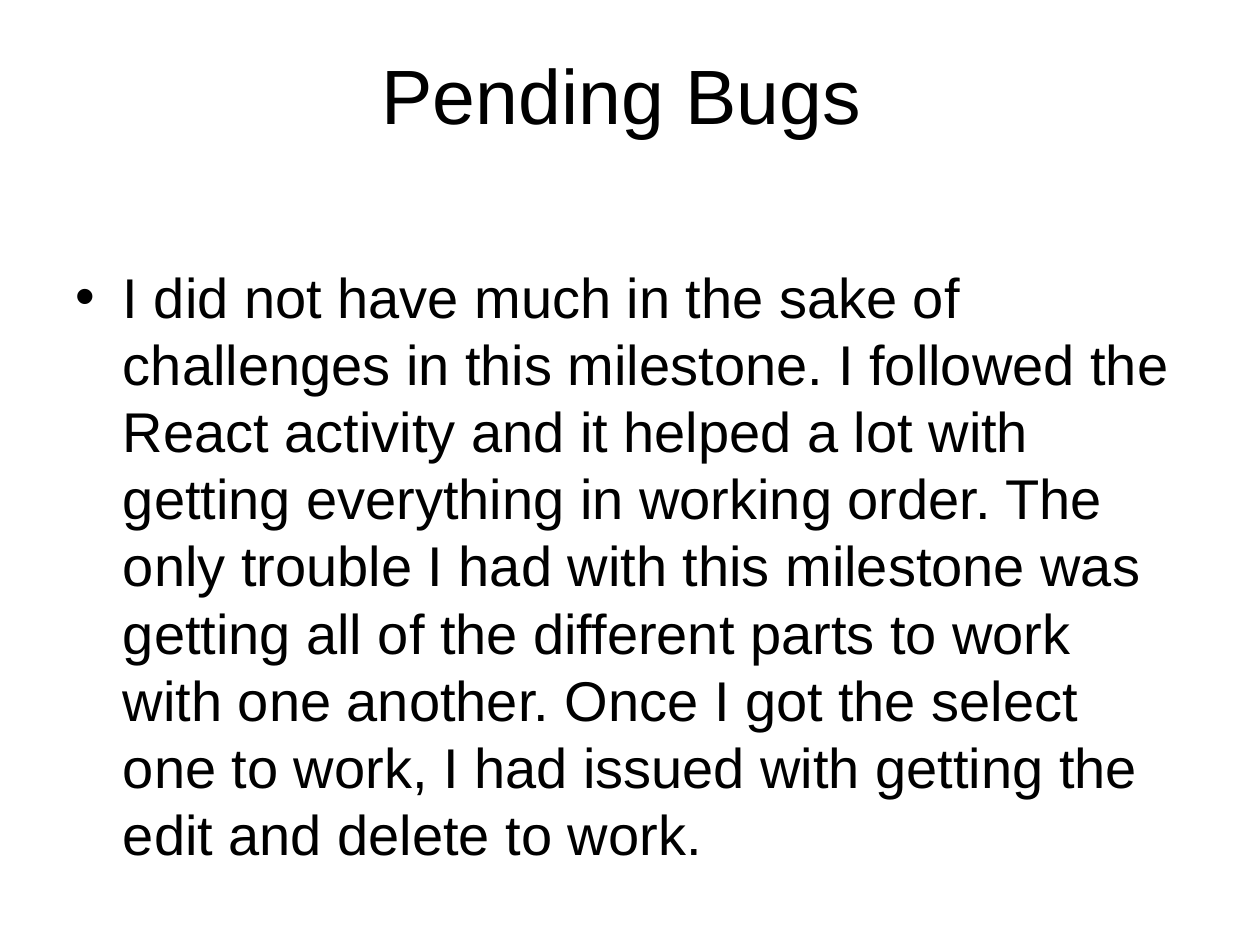
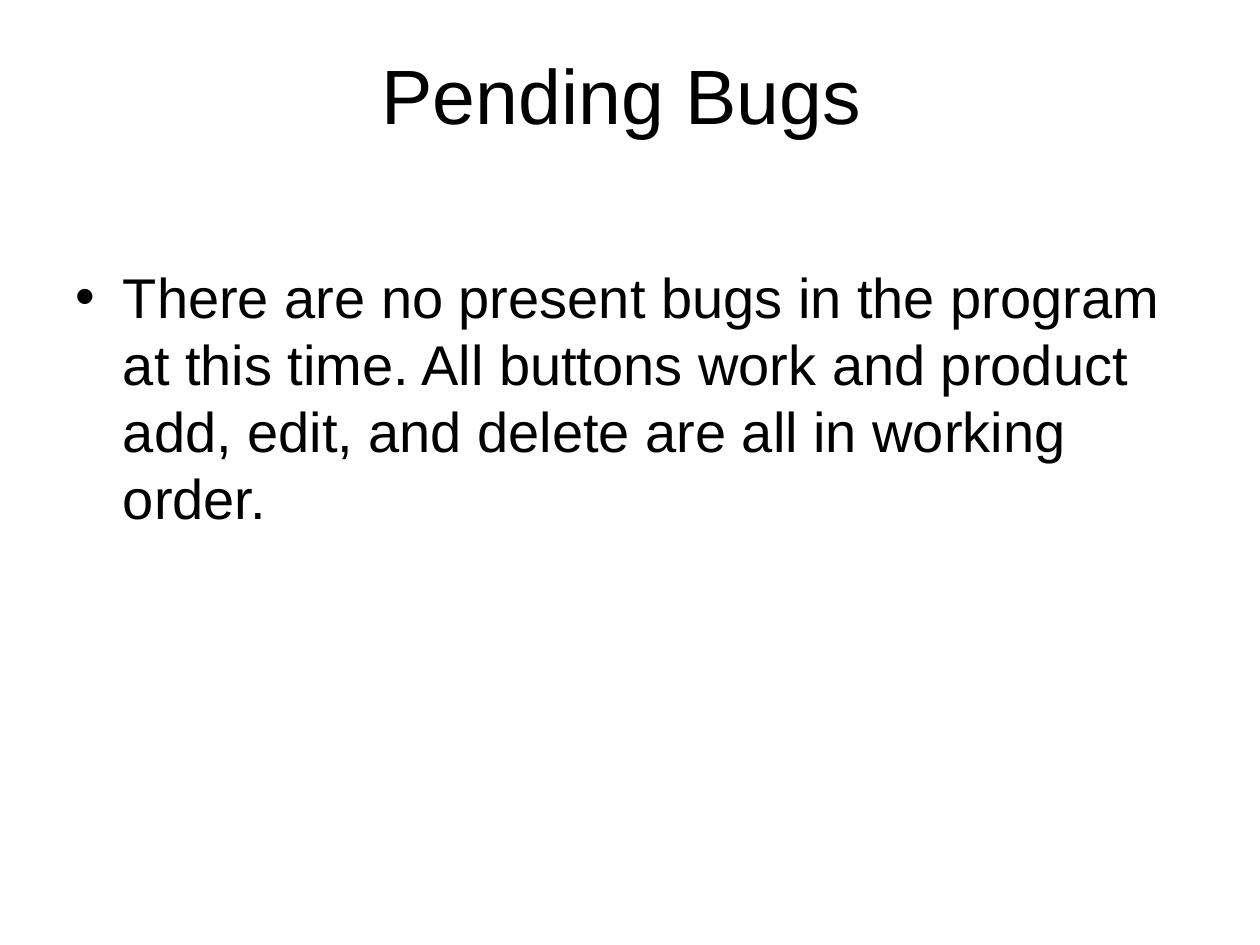
Before and after one commit to rcoon1/CST-391, a slide deck: slide 12 of Milestones/Milestone 6/Milestone6Rcoon.pptx (slide 8 before the commit). Drawn at 1260x945 pixels with LibreOffice and Linux fonts; fonts in the diff are those of the drawing; background and template pictures are left out. Boxes give left, top, right and bottom in pixels: in the first picture for what was removed or moved away, otherwise in the second. Text is boxed around its words. In the diff, an @@ line names an element or a change of style, - is before the commit and + after.

```diff
--- a/Milestones/Milestone 6/Milestone6Rcoon.pptx
+++ b/Milestones/Milestone 6/Milestone6Rcoon.pptx
@@ text at (123, 277, 1159, 520): text changed @@
-• I did not have much in the sake of challenges in this milestone. I followed the React activity and it helped a lot with getting everything in working order. The only trouble I had with this milestone was getting all of the different parts to work with one another. Once I got the select one to work, I had issued with getting the edit and delete to work.
+• There are no present bugs in the program at this time. All buttons work and product add, edit, and delete are all in working order.
```
Also in this commit, not shown: 6 other slides changed, 3 slides added, 1 slide removed, 1 other file.
